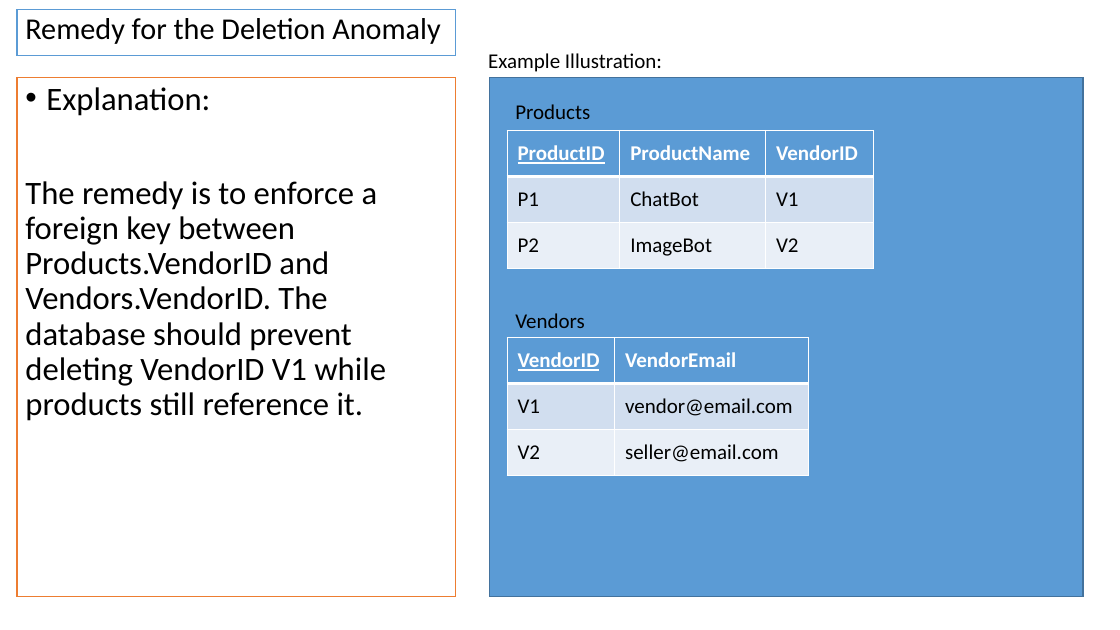
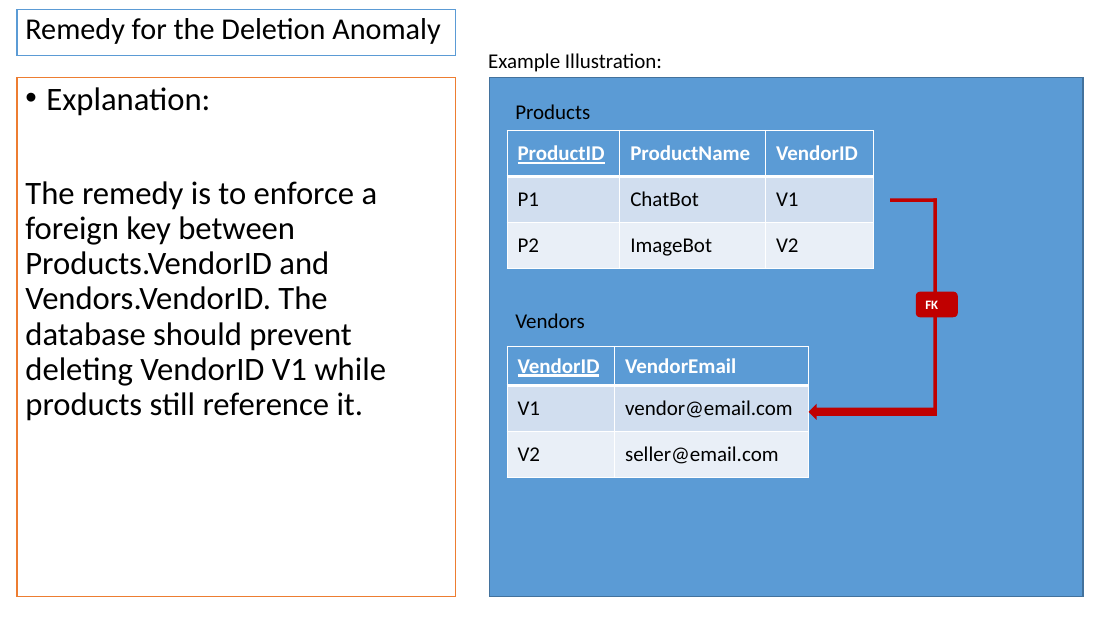
Before and after one commit to adamrodi/CMPS4390, a slide deck: slide 43 of Docs/Project_439_submission.pptx. Drawn at 1120x630 pixels with LibreOffice and Linux fonts; fonts in the diff are those of the drawing. Boxes give left, top, right and bottom in pixels: in the first picture for what was removed or moved away, otherwise in the second. Text is boxed around its words. In the diff, an @@ line names an element or a change of style, - is before the commit and + after.

Commit message:
update powerpoint

```diff
--- a/Docs/Project_439_submission.pptx
+++ b/Docs/Project_439_submission.pptx
@@ rectangle added at <box>891,198,938,202</box>, fill #C00000 @@
@@ rectangle added at <box>933,198,937,412</box>, fill #C00000 @@
@@ rounded rectangle added at <box>916,292,958,318</box>, fill #C00000, 11 pt, text #FFFFFF, bold @@
+FK
@@ table: place and size @@
-table at <box>507,338,809,476</box>
+table at <box>507,346,809,477</box>
@@ left arrow added at <box>808,404,937,420</box>, fill #C00000 @@
```
